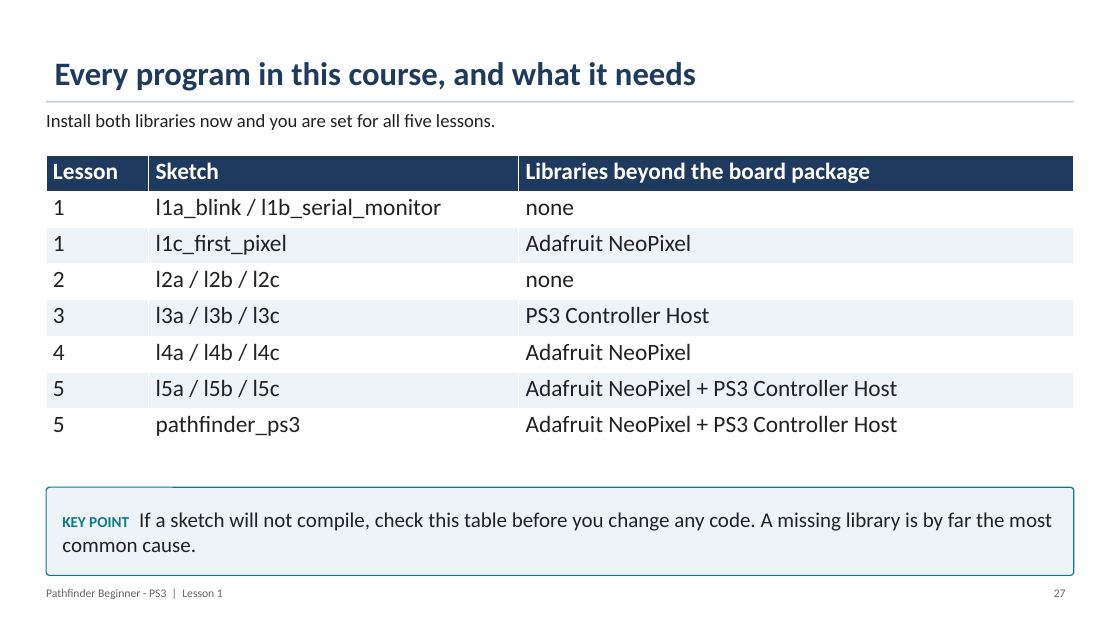
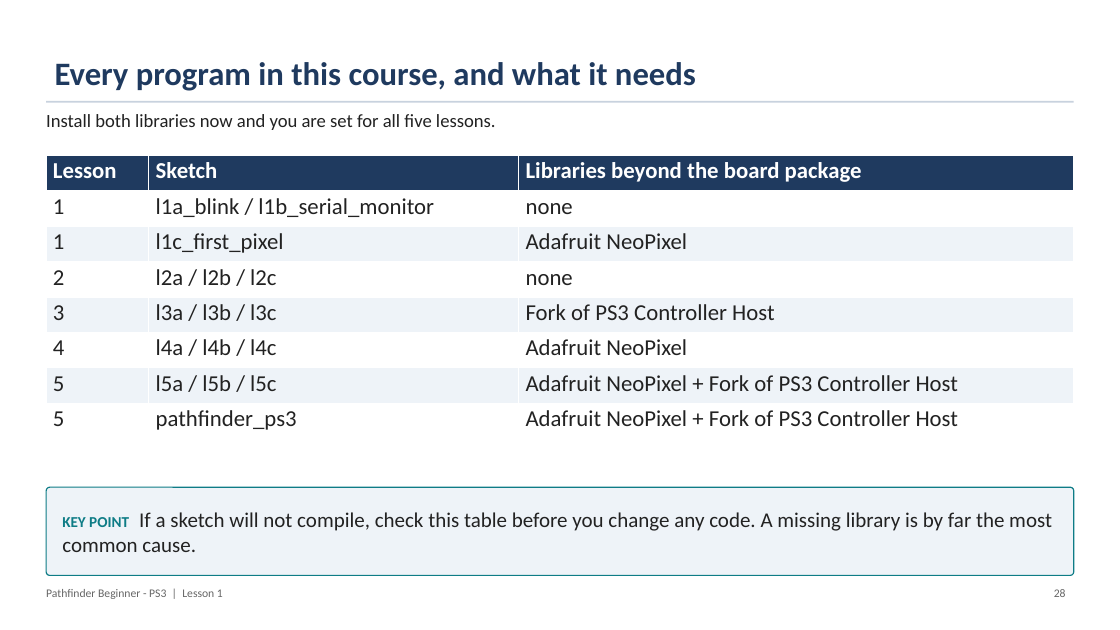
Before and after one commit to PorpoiseRobotics/porpoise-robotics, a slide deck: slide 28 of ground-vehicle/docs/courses/beginner-ps3/l1_introduction.pptx (slide 27 before the commit). Drawn at 1120x630 pixels with LibreOffice and Linux fonts; fonts in the diff are those of the drawing. Boxes give left, top, right and bottom in pixels: in the first picture for what was removed or moved away, otherwise in the second. Text is boxed around its words. In the diff, an @@ line names an element or a change of style, - is before the commit and + after.

```diff
--- a/ground-vehicle/docs/courses/beginner-ps3/l1_introduction.pptx
+++ b/ground-vehicle/docs/courses/beginner-ps3/l1_introduction.pptx
@@ table at box(46, 155, 1074, 439) @@
-row 5, column 3: PS3 Controller Host
+row 5, column 3: Fork of PS3 Controller Host
-row 7, column 3: Adafruit NeoPixel + PS3 Controller Host
+row 7, column 3: Adafruit NeoPixel + Fork of PS3 Controller Host
-row 8, column 3: Adafruit NeoPixel + PS3 Controller Host
+row 8, column 3: Adafruit NeoPixel + Fork of PS3 Controller Host
@@ size 20 to 19.5 pt in "Lesson", "Sketch", "Libraries beyond the board package", "1" and 17 more places @@
@@ text at box(1054, 589, 1066, 597): text changed @@
-27
+28
```
Also in this commit, not shown: 36 other slides changed, 1 slide added, 13 other files.
